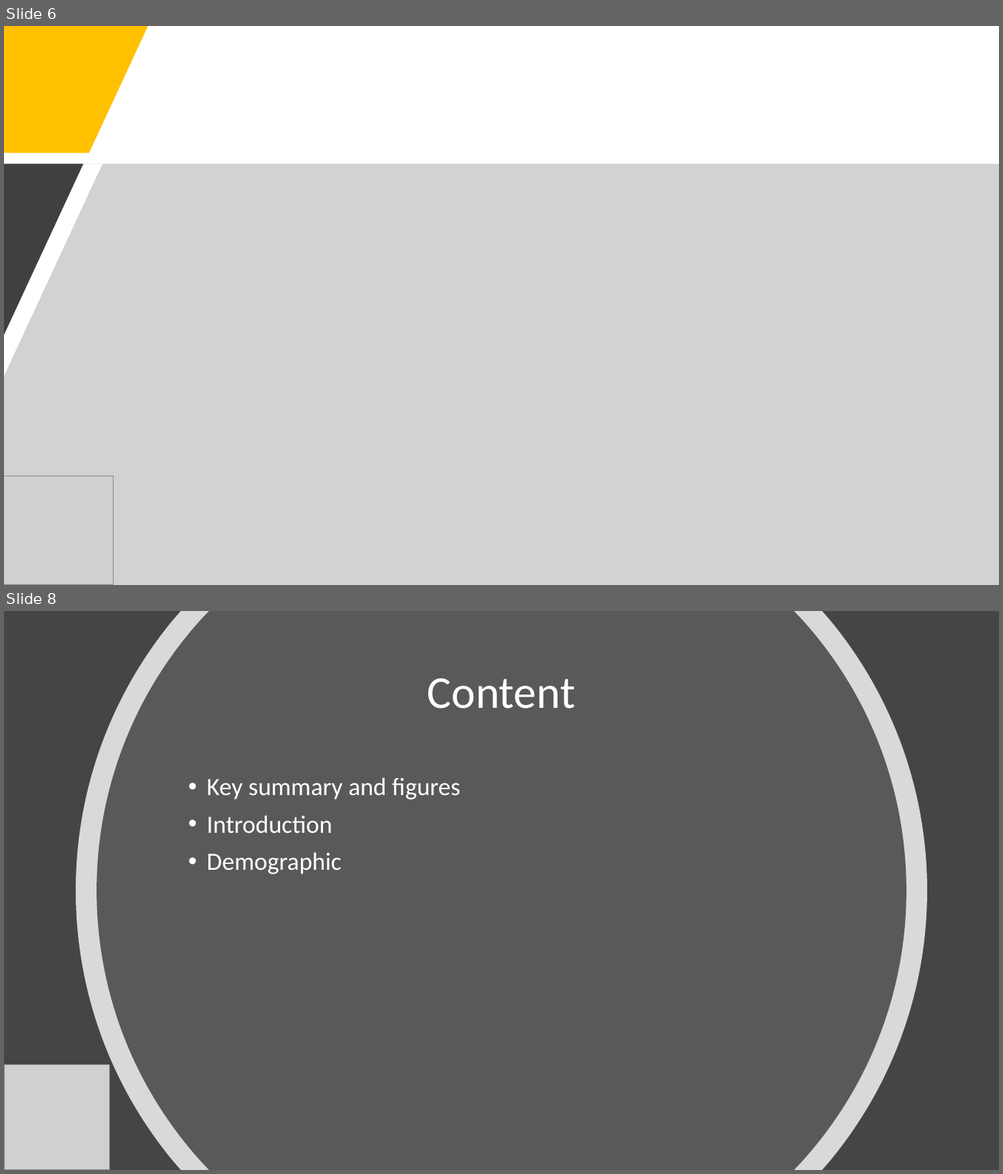
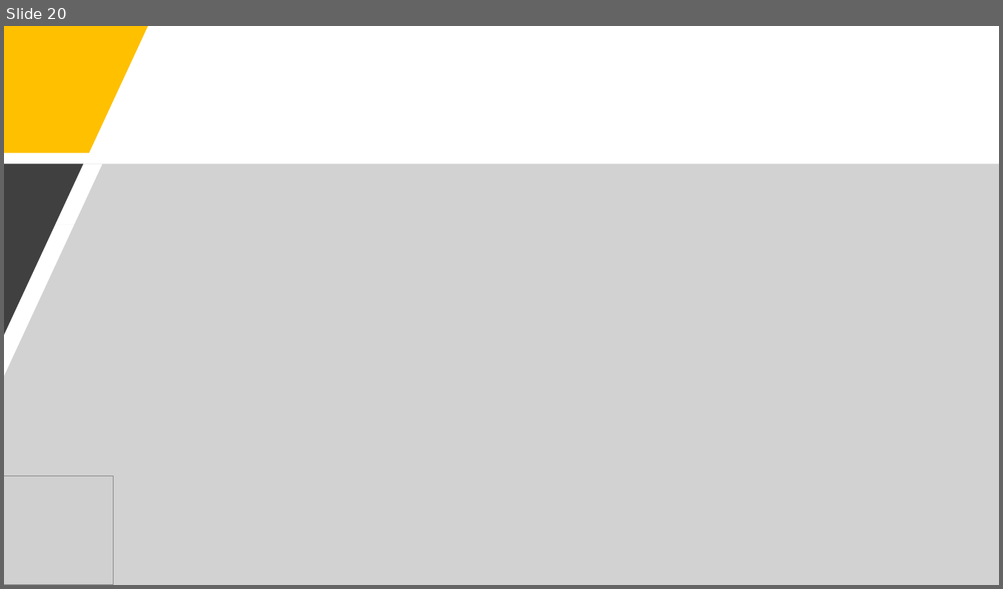
Before and after one commit to leonghchan/nfl-audience-analysis, a slide deck: NFL_Audience_Presentation.pptx. Shown one above the other, each under a label of ours: slides 6 and 8 before the commit, slide 20 after it; the slides between them are not shown. The pictures are 1003x1174 and 1003x589 pixels, drawn with LibreOffice and Linux fonts; fonts in the diff are those of the drawing; grey boxes stand for pictures. Boxes give left, top, right and bottom in pixels: in the first picture for what was removed or moved away, otherwise in the second. Text is boxed around its words. In the diff, an @@ line names an element or a change of style, - is before the commit and + after.

```diff
--- a/NFL_Audience_Presentation.pptx
+++ b/NFL_Audience_Presentation.pptx
@@ slide 8 removed at <box>4,611,999,1170</box>, background #454545 @@
@@ freeform shape removed at <box>76,611,927,1170</box> @@
@@ freeform shape removed at <box>96,611,906,1170</box> @@
@@ title removed at <box>427,678,575,709</box> @@
-Content
@@ text removed at <box>207,777,460,874</box> @@
-• Key summary and figures
-• Introduction
-• Demographic
@@ picture removed at <box>4,1065,109,1170</box> @@
@@ what was slide 6 is now slide 20 @@
```
Also in this commit, not shown: 3 slides changed, 15 slides added, 3 other slides removed, 9 other files.
